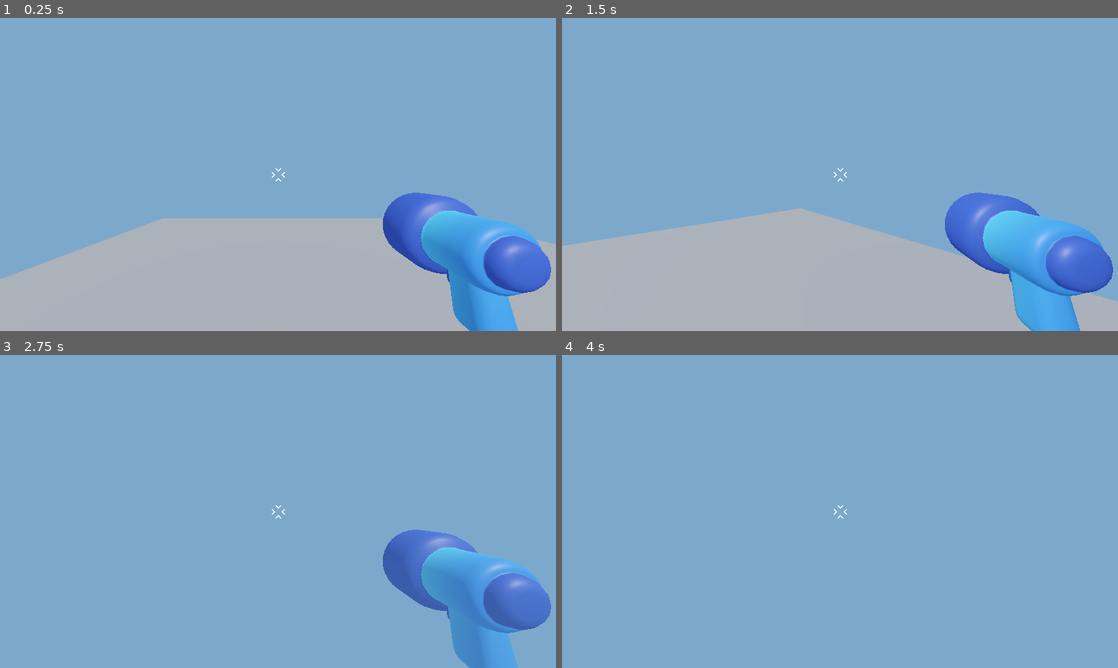
Above: before the commit, frames 1-4 (two rows, left to right).
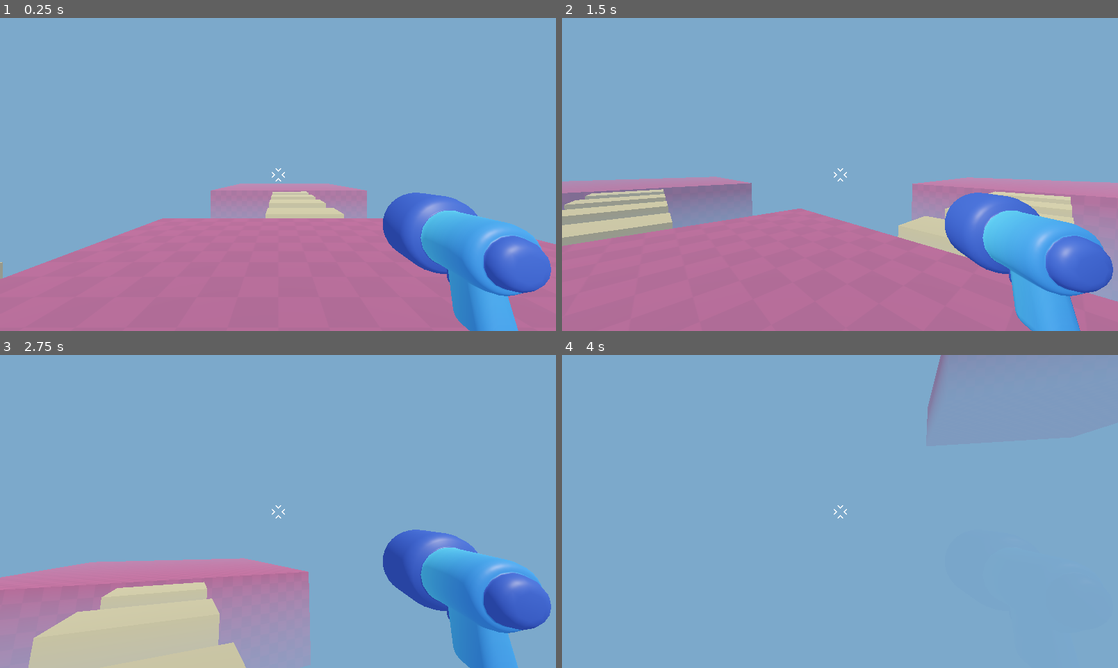
Above: after the commit, the same moments.

Repository: nesherson/survivor-arena-fps
Game: Godot game, scene res://scenes/game/game.tscn
Same seed, same stepped clock (60 frames per second), same inputs: the game is played once before the commit and once after it.
Inputs (mouse positions are in pixels of both pictures, inside the frame that each line leads up to):
- Up to frame 1 (0.25 s): no input
- Up to frame 2 (1.5 s): tap Enter at 0.5 s; move the mouse to (867, 174) at 0.52 s; hold W (move_forward) from 0.53 s (still down); tap Space (jump) at 0.77 s; move the mouse to (812, 174) at 1.27 s
- Up to frame 3 (2.75 s): keep holding W (move_forward); tap Space (jump) at 1.52 s; move the mouse to (289, 505) at 2.02 s
- Up to frame 4 (4 s): keep holding W (move_forward); move the mouse to (834, 517) at 2.77 s; tap Space (jump) at 3.02, 3.77 s; move the mouse to (878, 514) at 3.52 s

The runs differ from the first frame. In frame 1, 29% of the frame differs, in the area x 0-100%, y 52-100%; in frame 2, 37%, in the area x 0-100%, y 50-100%; in frame 3, 19%; in frame 4, 0.6%.

Commit message:
Add game level

Diff:
--- /dev/null
+++ b/materials/bridge.tres
@@ -0,0 +1,4 @@
+[gd_resource type="StandardMaterial3D" format=3 uid="uid://c5j0gij8mtd7e"]
+
+[resource]
+albedo_color = Color(0.703028, 0.649143, 0.405194, 1)
--- /dev/null
+++ b/materials/platform.tres
@@ -0,0 +1,8 @@
+[gd_resource type="StandardMaterial3D" load_steps=2 format=3 uid="uid://r2cc6tfu230g"]
+
+[ext_resource type="Texture2D" uid="uid://bd756lltskajx" path="res://level/checkboard.png" id="1_a7q2g"]
+
+[resource]
+albedo_color = Color(0.60896, 0.20833, 0.354163, 1)
+albedo_texture = ExtResource("1_a7q2g")
+uv1_triplanar = true
--- a/project.godot
+++ b/project.godot
@@ -11,7 +11,7 @@
 [application]
 
 config/name="Survivor Arena FPS"
-run/main_scene="uid://byj0vouuy2lsh"
+run/main_scene="uid://c15h5w7s662co"
 config/features=PackedStringArray("4.4", "Forward Plus")
 config/icon="res://icon.svg"
 
--- a/scenes/game/game.tscn
+++ b/scenes/game/game.tscn
@@ -1,6 +1,8 @@
-[gd_scene load_steps=3 format=3 uid="uid://byj0vouuy2lsh"]
+[gd_scene load_steps=5 format=3 uid="uid://c15h5w7s662co"]
 
 [ext_resource type="PackedScene" uid="uid://c6eftswfesm4c" path="res://scenes/player/player.tscn" id="1_sul5r"]
+[ext_resource type="Material" uid="uid://r2cc6tfu230g" path="res://materials/platform.tres" id="2_0sr1o"]
+[ext_resource type="Material" uid="uid://c5j0gij8mtd7e" path="res://materials/bridge.tres" id="3_0sr1o"]
 
 [sub_resource type="Environment" id="Environment_sul5r"]
 background_mode = 1
@@ -18,11 +20,6 @@
 
 [node name="Game" type="Node3D"]
 
-[node name="CSGBox3D" type="CSGBox3D" parent="."]
-transform = Transform3D(1, 0, 0, 0, 1, 0, 0, 0, 1, 0, -2.46766, 0)
-use_collision = true
-size = Vector3(10, 5, 10)
-
 [node name="Player" parent="." instance=ExtResource("1_sul5r")]
 transform = Transform3D(1, 0, 0, 0, 1, 0, 0, 0, 1, -1, 0, 2)
 
@@ -31,3 +28,129 @@
 
 [node name="WorldEnvironment" type="WorldEnvironment" parent="."]
 environment = SubResource("Environment_sul5r")
+
+[node name="CSGBox3D" type="CSGBox3D" parent="."]
+transform = Transform3D(1, 0, 0, 0, 1, 0, 0, 0, 1, 0, -2.46766, 0)
+use_collision = true
+size = Vector3(10, 5, 10)
+material = ExtResource("2_0sr1o")
+
+[node name="CSGBox3D5" type="CSGBox3D" parent="."]
+transform = Transform3D(1, 0, 0, 0, 1, 0, 0, 0, 1, -25, -2.468, 0)
+use_collision = true
+size = Vector3(15, 5, 15)
+material = ExtResource("2_0sr1o")
+
+[node name="CSGBox3D4" type="CSGBox3D" parent="."]
+transform = Transform3D(1, 0, 0, 0, 1, 0, 0, 0, 1, 0, -2.468, -25)
+use_collision = true
+size = Vector3(15, 5, 15)
+material = ExtResource("2_0sr1o")
+
+[node name="CSGBox3D3" type="CSGBox3D" parent="."]
+transform = Transform3D(1, 0, 0, 0, 1, 0, 0, 0, 1, 0, -2.468, 25)
+use_collision = true
+size = Vector3(15, 5, 15)
+material = ExtResource("2_0sr1o")
+
+[node name="CSGBox3D2" type="CSGBox3D" parent="."]
+transform = Transform3D(1, 0, 0, 0, 1, 0, 0, 0, 1, 25, -2.468, 0)
+use_collision = true
+size = Vector3(15, 5, 15)
+material = ExtResource("2_0sr1o")
+
+[node name="CSGBox3D6" type="CSGBox3D" parent="."]
+transform = Transform3D(1, 0, 0, 0, 1, 0, 0, 0, 1, 7.011, -0.468, 0)
+use_collision = true
+size = Vector3(1.5, 1, 3)
+material = ExtResource("3_0sr1o")
+
+[node name="CSGBox3D7" type="CSGBox3D" parent="."]
+transform = Transform3D(1, 0, 0, 0, 1, 0, 0, 0, 1, 10.011, -0.468, 0)
+use_collision = true
+size = Vector3(1.5, 1, 3)
+material = ExtResource("3_0sr1o")
+
+[node name="CSGBox3D8" type="CSGBox3D" parent="."]
+transform = Transform3D(1, 0, 0, 0, 1, 0, 0, 0, 1, 13.011, -0.468, 0)
+use_collision = true
+size = Vector3(1.5, 1, 3)
+material = ExtResource("3_0sr1o")
+
+[node name="CSGBox3D9" type="CSGBox3D" parent="."]
+transform = Transform3D(1, 0, 0, 0, 1, 0, 0, 0, 1, 16.011, -0.468, 0)
+use_collision = true
+size = Vector3(1.5, 1, 3)
+material = ExtResource("3_0sr1o")
+
+[node name="CSGBox3D10" type="CSGBox3D" parent="."]
+transform = Transform3D(-4.37114e-08, 0, 1, 0, 1, 0, -1, 0, -4.37114e-08, 0.0109999, -0.468, 15.5)
+use_collision = true
+size = Vector3(1.5, 1, 3)
+material = ExtResource("3_0sr1o")
+
+[node name="CSGBox3D11" type="CSGBox3D" parent="."]
+transform = Transform3D(-4.37114e-08, 0, 1, 0, 1, 0, -1, 0, -4.37114e-08, 0.0109998, -0.468, 12.5)
+use_collision = true
+size = Vector3(1.5, 1, 3)
+material = ExtResource("3_0sr1o")
+
+[node name="CSGBox3D12" type="CSGBox3D" parent="."]
+transform = Transform3D(-4.37114e-08, 0, 1, 0, 1, 0, -1, 0, -4.37114e-08, 0.0109996, -0.468, 9.5)
+use_collision = true
+size = Vector3(1.5, 1, 3)
+material = ExtResource("3_0sr1o")
+
+[node name="CSGBox3D13" type="CSGBox3D" parent="."]
+transform = Transform3D(-4.37114e-08, 0, 1, 0, 1, 0, -1, 0, -4.37114e-08, 0.0109994, -0.468, 6.5)
+use_collision = true
+size = Vector3(1.5, 1, 3)
+material = ExtResource("3_0sr1o")
+
+[node name="CSGBox3D14" type="CSGBox3D" parent="."]
+transform = Transform3D(-1, 0, -8.74228e-08, 0, 1, 0, 8.74228e-08, 0, -1, -6.489, -0.468, 0)
+use_collision = true
+size = Vector3(1.5, 1, 3)
+material = ExtResource("3_0sr1o")
+
+[node name="CSGBox3D15" type="CSGBox3D" parent="."]
+transform = Transform3D(-1, 0, -8.74228e-08, 0, 1, 0, 8.74228e-08, 0, -1, -9.489, -0.468, 0)
+use_collision = true
+size = Vector3(1.5, 1, 3)
+material = ExtResource("3_0sr1o")
+
+[node name="CSGBox3D16" type="CSGBox3D" parent="."]
+transform = Transform3D(-1, 0, -8.74228e-08, 0, 1, 0, 8.74228e-08, 0, -1, -12.489, -0.468, 0)
+use_collision = true
+size = Vector3(1.5, 1, 3)
+material = ExtResource("3_0sr1o")
+
+[node name="CSGBox3D17" type="CSGBox3D" parent="."]
+transform = Transform3D(-1, 0, -8.74228e-08, 0, 1, 0, 8.74228e-08, 0, -1, -15.489, -0.468, 0)
+use_collision = true
+size = Vector3(1.5, 1, 3)
+material = ExtResource("3_0sr1o")
+
+[node name="CSGBox3D18" type="CSGBox3D" parent="."]
+transform = Transform3D(-4.37114e-08, 0, 1, 0, 1, 0, -1, 0, -4.37114e-08, 0.0109997, -0.468, -6.5)
+use_collision = true
+size = Vector3(1.5, 1, 3)
+material = ExtResource("3_0sr1o")
+
+[node name="CSGBox3D19" type="CSGBox3D" parent="."]
+transform = Transform3D(-4.37114e-08, 0, 1, 0, 1, 0, -1, 0, -4.37114e-08, 0.0109997, -0.468, -9.5)
+use_collision = true
+size = Vector3(1.5, 1, 3)
+material = ExtResource("3_0sr1o")
+
+[node name="CSGBox3D20" type="CSGBox3D" parent="."]
+transform = Transform3D(-4.37114e-08, 0, 1, 0, 1, 0, -1, 0, -4.37114e-08, 0.0109997, -0.468, -12.5)
+use_collision = true
+size = Vector3(1.5, 1, 3)
+material = ExtResource("3_0sr1o")
+
+[node name="CSGBox3D21" type="CSGBox3D" parent="."]
+transform = Transform3D(0.006357, -0.00362094, 0.999973, 0.00197422, 0.999992, 0.00360846, -0.999978, 0.00195124, 0.00636409, 0.0109997, -0.468, -15.5)
+use_collision = true
+size = Vector3(1.5, 1, 3)
+material = ExtResource("3_0sr1o")
